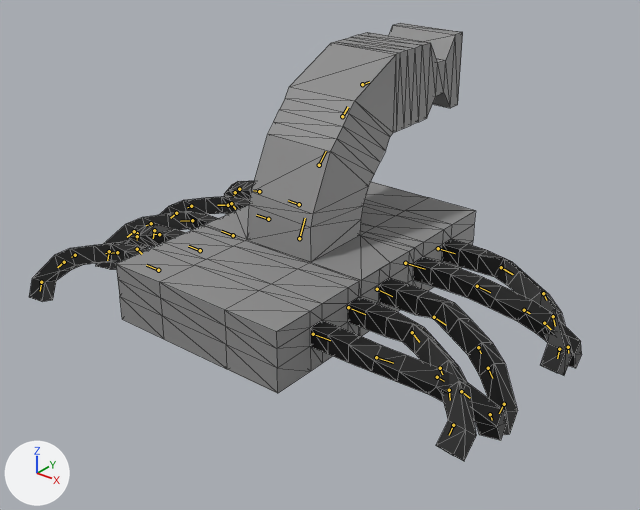
A saved change to the glTF model KillSC/Asset/Models/Enemy/BossEnemyTypeOne.gltf.
One viewpoint serves both versions: a camera (50 mm lens) standing at (23.3, -29.3, 21.2) and looking at (0.9, -1.4, 3.9). Every picture has the same lights, and +X, +Y and +Z are marked at lower left. Both versions are drawn at frame 22 of the action 'RUN'; the numbers are the values there. The bones that bend it are drawn over the model as lines. Mesh edges are drawn as thin lines.

The first picture shows '立方体.013'.
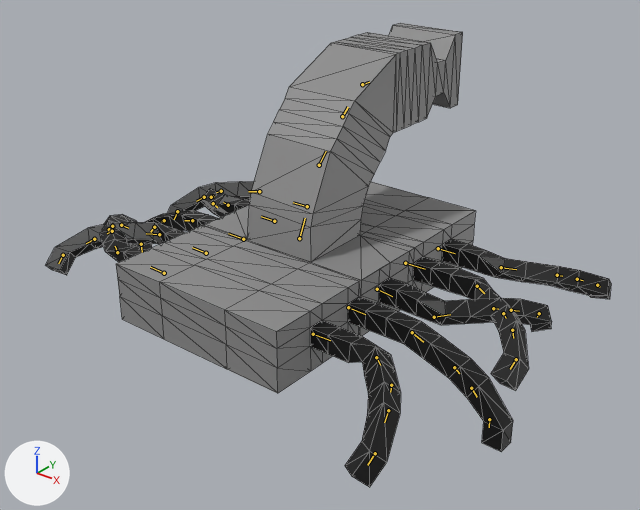
Patch to the scene script:
```diff
--- a/KillSC/Asset/Models/Enemy/BossEnemyTypeOne.gltf.py
+++ b/KillSC/Asset/Models/Enemy/BossEnemyTypeOne.gltf.py
@@ bone_legneckfivebone_l @@
 bone_legneckfivebone_l = bpy.data.objects['アーマチュア'].pose.bones['LegNeckFiveBone_L']  # child of 'LegFiveBone_L'
-bone_legneckfivebone_l.rotation_quaternion = (0.981, -0.036, 0.136, 0.135)  # degrees (-2, 16, 15)
+bone_legneckfivebone_l.rotation_quaternion = (0.88, 0.117, -0.37, -0.273)  # degrees (30, -36, -45)
@@ bone_legneckfourbone_l @@
 bone_legneckfourbone_l = bpy.data.objects['アーマチュア'].pose.bones['LegNeckFourBone_L']  # child of 'LegFourBone_L'
-bone_legneckfourbone_l.rotation_quaternion = (0.957, -0.032, -0.271, -0.099)  # degrees (-1, -32, -12)
+bone_legneckfourbone_l.rotation_quaternion = (0.905, -0.046, 0.336, 0.256)  # degrees (7, 39, 34)
@@ bone_legneckthreebone_l @@
 bone_legneckthreebone_l = bpy.data.objects['アーマチュア'].pose.bones['LegNeckThreeBone_L']  # child of 'LegThreeBone_L'
-bone_legneckthreebone_l.rotation_quaternion = (0.961, -0.061, 0.164, 0.214)  # degrees (-3, 20, 25)
+bone_legneckthreebone_l.rotation_quaternion = (1.0, 0.0, 0.0, 0.0)  # degrees (0, 0, 0)
@@ bone_legnecktwobone_l @@
 bone_legnecktwobone_l = bpy.data.objects['アーマチュア'].pose.bones['LegNeckTwoBone_L']  # child of 'LegTwoBone_L'
-bone_legnecktwobone_l.rotation_quaternion = (0.98, -0.019, 0.146, 0.132)  # degrees (0, 17, 15)
+bone_legnecktwobone_l.rotation_quaternion = (0.925, 0.043, -0.325, -0.193)  # degrees (15, -36, -28)
@@ bone_legneckonebone_l @@
 bone_legneckonebone_l = bpy.data.objects['アーマチュア'].pose.bones['LegNeckOneBone_L']  # child of 'LegOneBone_L'
-bone_legneckonebone_l.rotation_quaternion = (0.962, 0.011, -0.242, -0.125)  # degrees (5, -28, -16)
+bone_legneckonebone_l.rotation_quaternion = (0.932, -0.041, 0.31, 0.184)  # degrees (3, 36, 23)
@@ bone_legneckfivebone_r @@
 bone_legneckfivebone_r = bpy.data.objects['アーマチュア'].pose.bones['LegNeckFiveBone_R']  # child of 'LegFiveBone_R'
-bone_legneckfivebone_r.rotation_quaternion = (0.967, 0.032, 0.218, 0.13)  # degrees (8, 24, 17)
+bone_legneckfivebone_r.rotation_quaternion = (0.87, -0.047, -0.312, -0.378)  # degrees (11, -35, -50)
@@ bone_legneckfourbone_r @@
 bone_legneckfourbone_r = bpy.data.objects['アーマチュア'].pose.bones['LegNeckFourBone_R']  # child of 'LegFourBone_R'
-bone_legneckfourbone_r.rotation_quaternion = (0.926, -0.081, -0.296, -0.222)  # degrees (-1, -36, -27)
+bone_legneckfourbone_r.rotation_quaternion = (1.0, 0.0, 0.0, 0.0)  # degrees (0, 0, 0)
@@ bone_legneckthreebone_r @@
 bone_legneckthreebone_r = bpy.data.objects['アーマチュア'].pose.bones['LegNeckThreeBone_R']  # child of 'LegThreeBone_R'
-bone_legneckthreebone_r.rotation_quaternion = (0.978, -0.03, -0.175, -0.11)  # degrees (-1, -20, -13)
+bone_legneckthreebone_r.rotation_quaternion = (0.872, 0.045, 0.322, 0.366)  # degrees (22, 32, 52)
@@ bone_legnecktwobone_r @@
 bone_legnecktwobone_r = bpy.data.objects['アーマチュア'].pose.bones['LegNeckTwoBone_R']  # child of 'LegTwoBone_R'
-bone_legnecktwobone_r.rotation_quaternion = (0.973, 0.039, 0.19, 0.121)  # degrees (8, 21, 16)
+bone_legnecktwobone_r.rotation_quaternion = (0.887, -0.093, -0.355, -0.281)  # degrees (3, -43, -36)
@@ bone_legneckonebone_r @@
 bone_legneckonebone_r = bpy.data.objects['アーマチュア'].pose.bones['LegNeckOneBone_R']  # child of 'LegOneBone_R'
-bone_legneckonebone_r.rotation_quaternion = (0.956, -0.021, -0.275, -0.099)  # degrees (1, -32, -12)
+bone_legneckonebone_r.rotation_quaternion = (0.881, 0.017, 0.412, 0.23)  # degrees (18, 46, 37)
```

Boxes [x1, y1, x2, y2] around the edits, measured in the pictures (640 x 510 px):
'立方体.013', posed (6% taller)
    before: [29, 23, 582, 461]
    after: [46, 23, 611, 488]
bone 'LegNeckFiveBone_L', root to tip
    before: (117, 252) to (105, 253)
    after: (117, 252) to (115, 246)
bone 'LegNeckFourBone_L', root to tip
    before: (159, 234) to (153, 234)
    after: (159, 234) to (146, 233)
bone 'LegNeckThreeBone_L', root to tip
    before: (192, 220) to (180, 221)
    after: (192, 220) to (184, 220)
bone 'LegNeckTwoBone_L', root to tip
    before: (228, 205) to (217, 205)
    after: (228, 205) to (223, 202)
bone 'LegNeckOneBone_L', root to tip
    before: (259, 191) to (253, 190)
    after: (259, 191) to (248, 191)
bone 'LegNeckFiveBone_R', root to tip
    before: (376, 357) to (393, 363)
    after: (376, 357) to (380, 365)
bone 'LegNeckFourBone_R', root to tip
    before: (412, 332) to (419, 342)
    after: (412, 332) to (423, 342)
bone 'LegNeckThreeBone_R', root to tip
    before: (434, 317) to (446, 325)
    after: (434, 317) to (450, 314)
bone 'LegNeckTwoBone_R', root to tip
    before: (477, 286) to (490, 292)
    after: (477, 286) to (484, 293)
bone 'LegNeckOneBone_R', root to tip
    before: (501, 267) to (513, 274)
    after: (501, 267) to (516, 269)
